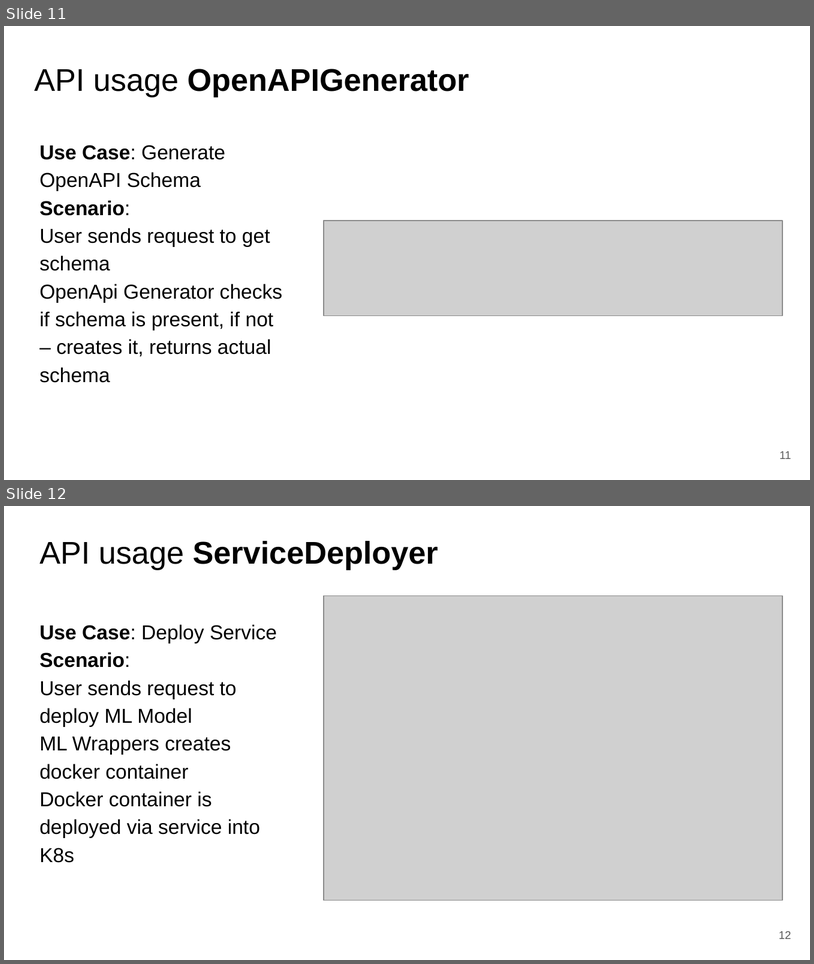
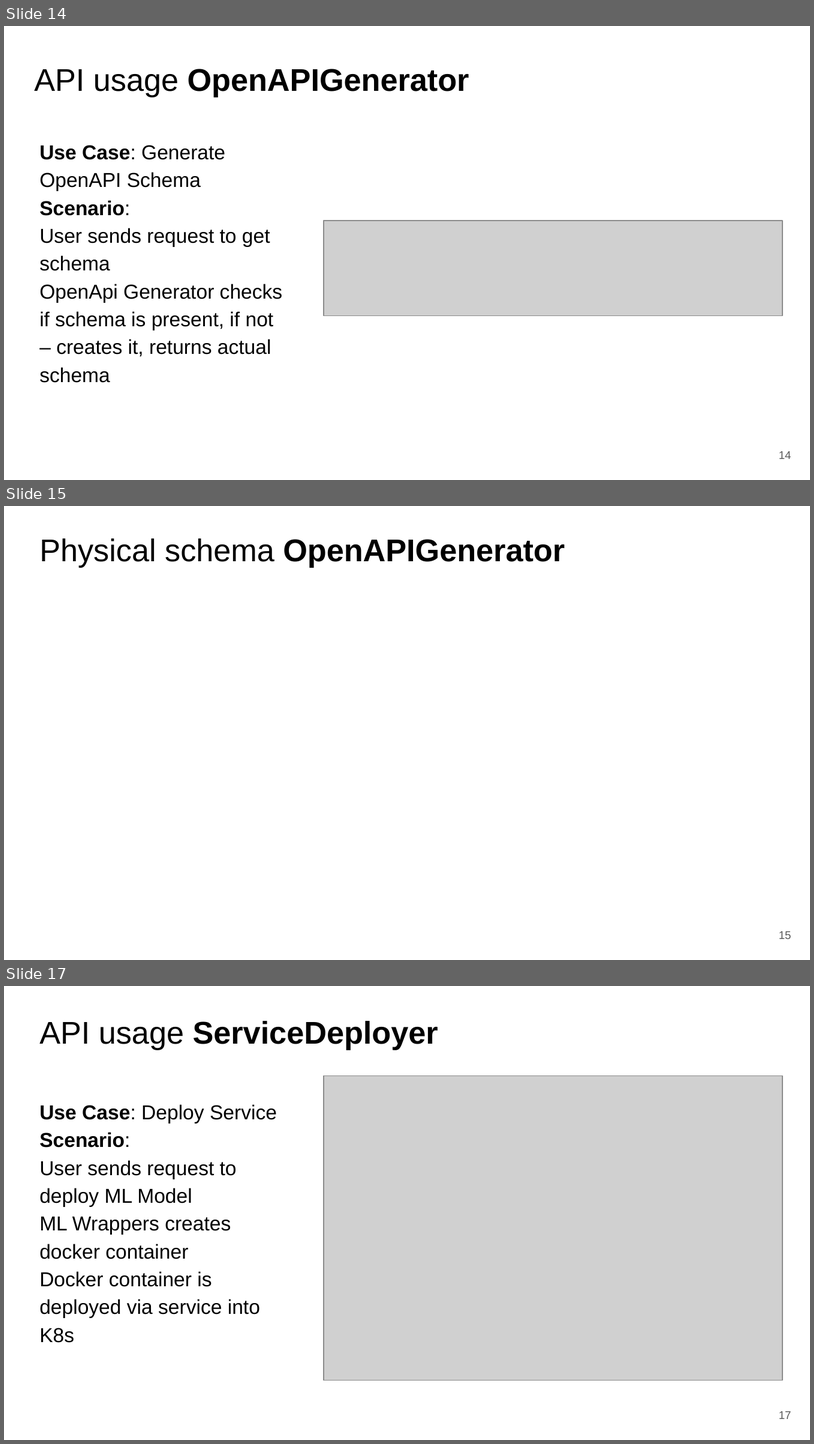
Before and after one commit to fanglores/Advanced-Software-Design, a slide deck: PracticeTasks/Module2/Task_11/Task_11.pptx. Shown one above the other, each under a label of ours: slides 11 and 12 before the commit, slides 14, 15 and 17 after it; the slides between them are not shown. The pictures are 814x964 and 814x1444 pixels, drawn with LibreOffice and Linux fonts; fonts in the diff are those of the drawing; grey boxes stand for pictures. Boxes give left, top, right and bottom in pixels: in the first picture for what was removed or moved away, otherwise in the second. Text is boxed around its words. In the diff, an @@ line names an element or a change of style, - is before the commit and + after.

```diff
--- a/PracticeTasks/Module2/Task_11/Task_11.pptx
+++ b/PracticeTasks/Module2/Task_11/Task_11.pptx
@@ slide 15 added at [4, 506, 810, 960], background #FFFFFF @@
@@ title added at [39, 538, 565, 567], 28 pt, text #000000, bold @@
+Physical schema OpenAPIGenerator
@@ page number added at [779, 931, 792, 939], 10 pt, text #595959 @@
+15
@@ what was slide 11 is now slide 14 @@
@@ page number at [779, 451, 792, 459]: text changed @@
-11
+14
@@ what was slide 12 is now slide 17 @@
@@ page number at [779, 1411, 792, 1419]: text changed @@
-12
+17
```
Also in this commit, not shown: 5 other slides added, 1 other file.
